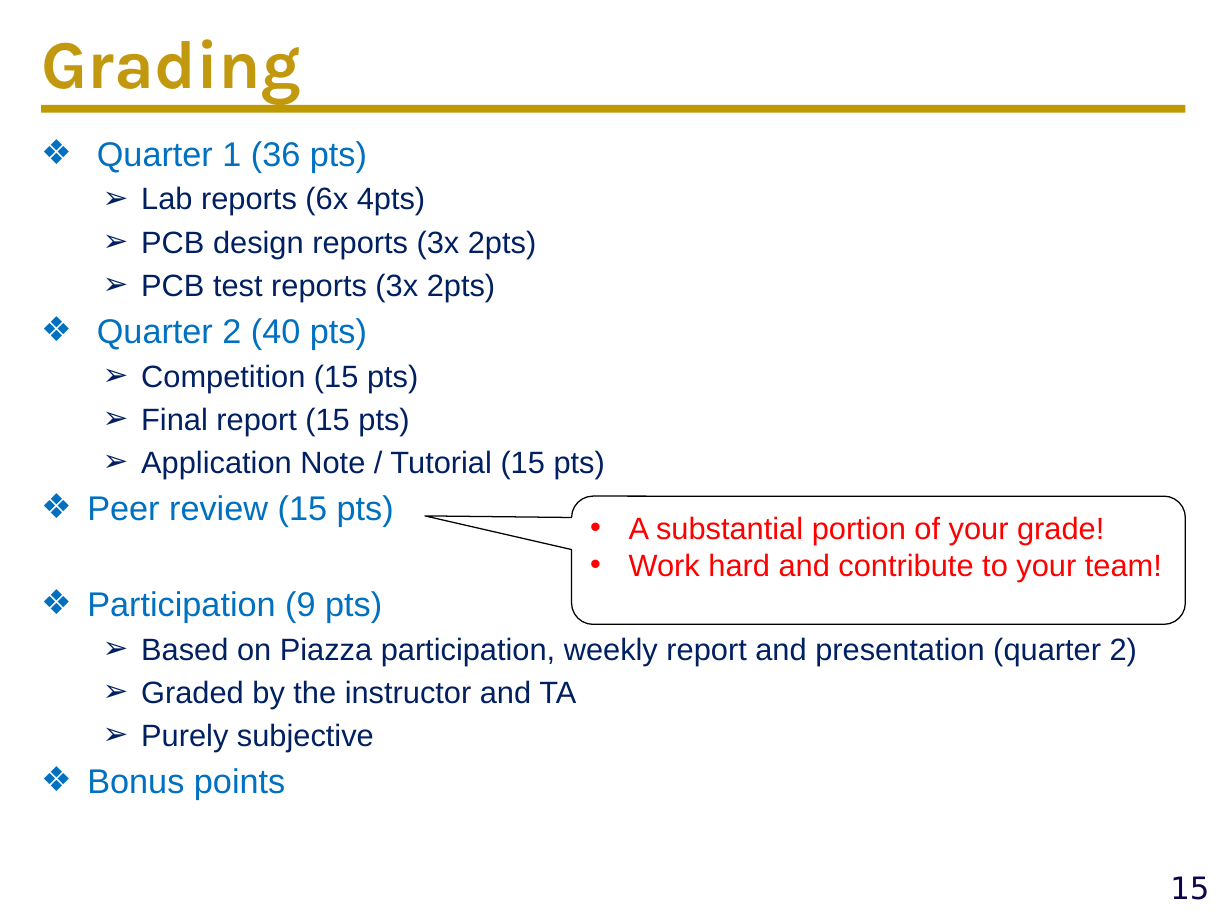
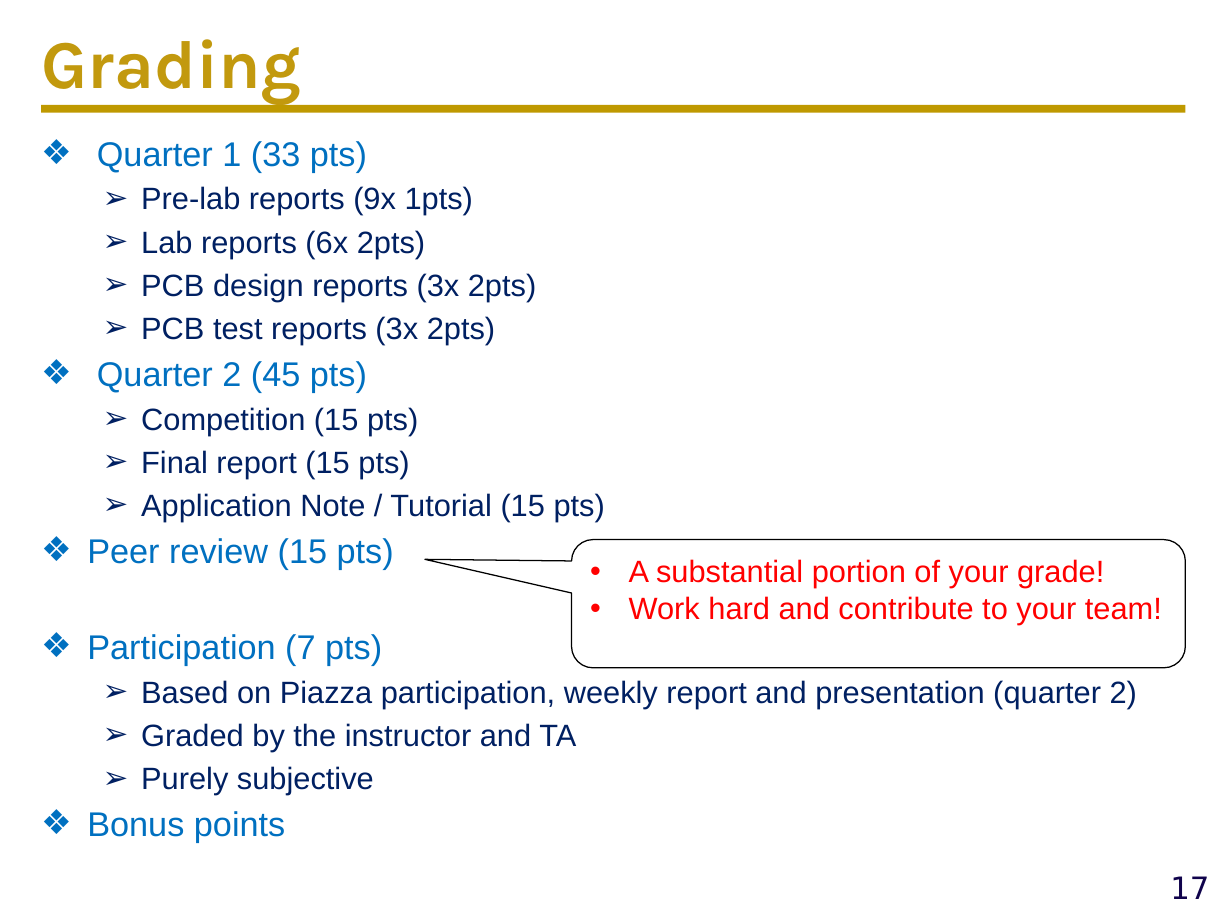
Before and after one commit to ucdart/UCD-EEC134, a slide deck: slide 17 of lectures/lec0/Lec0-CourseMechanisms.pptx (slide 15 before the commit). Drawn at 1232x924 pixels with LibreOffice and Linux fonts; fonts in the diff are those of the drawing; background and template pictures are left out. Boxes give left, top, right and bottom in pixels: in the first picture for what was removed or moved away, otherwise in the second. Text is boxed around its words. In the diff, an @@ line names an element or a change of style, - is before the commit and + after.

```diff
--- a/lectures/lec0/Lec0-CourseMechanisms.pptx
+++ b/lectures/lec0/Lec0-CourseMechanisms.pptx
@@ text at [97, 141, 473, 258]: text changed @@
-❖ Quarter 1 (36 pts)
-  ➢ Lab reports (6x 4pts)
+❖ Quarter 1 (33 pts)
+  ➢ Pre-lab reports (9x 1pts)
+  ➢ Lab reports (6x 2pts)
@@ text at [97, 361, 367, 393]: text changed @@
-❖ Quarter 2 (40 pts)
+❖ Quarter 2 (45 pts)
@@ rounded speech box "A substantial portion of your ...": place and size @@
-rounded speech box "A substantial portion of your ..." at [572, 496, 1185, 625]
+rounded speech box "A substantial portion of your ..." at [572, 540, 1185, 668]
@@ text at [87, 634, 382, 666]: text changed @@
-❖ Participation (9 pts)
+❖ Participation (7 pts)
@@ page number at [1170, 876, 1209, 899]: text changed @@
-15
+17
```
Also in this commit, not shown: 1 other slide changed, 2 slides added, 1 slide removed, 2 other files.
